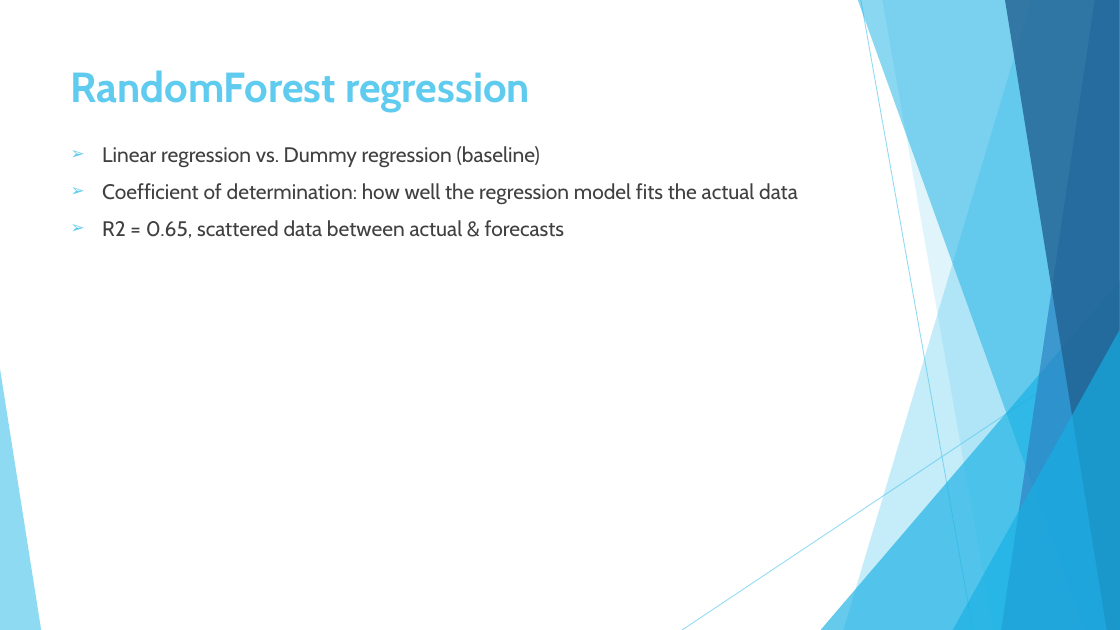
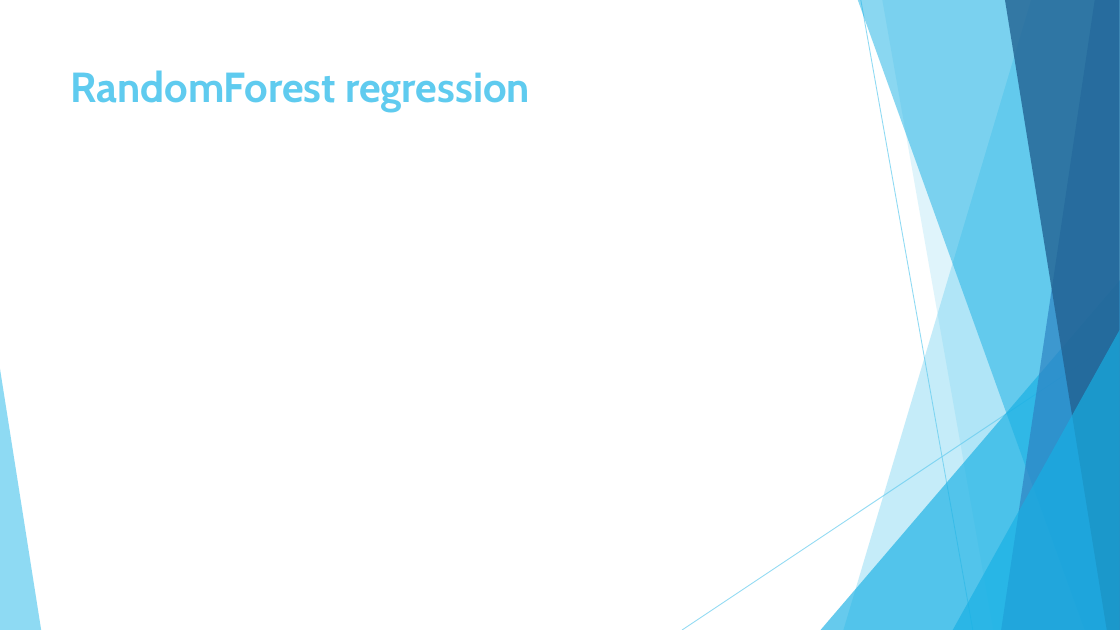
Before and after one commit to hike7o/SL-OC-projects, a slide deck: slide 18 of P4/Pelec_03_presentation.pptx (slide 14 before the commit). Drawn at 1120x630 pixels with LibreOffice and Linux fonts; fonts in the diff are those of the drawing. Boxes give left, top, right and bottom in pixels: in the first picture for what was removed or moved away, otherwise in the second. Text is boxed around its words. In the diff, an @@ line names an element or a change of style, - is before the commit and + after.

```diff
--- a/P4/Pelec_03_presentation.pptx
+++ b/P4/Pelec_03_presentation.pptx
@@ text removed at box(102, 146, 798, 238) @@
-➢ Linear regression vs. Dummy regression (baseline)
-➢ Coefficient of determination: how well the regression model fits the actual data
-➢ R2 = 0.65, scattered data between actual & forecasts
```
Also in this commit, not shown: 10 other slides changed, 8 slides added, 3 slides removed, 8 other files.
